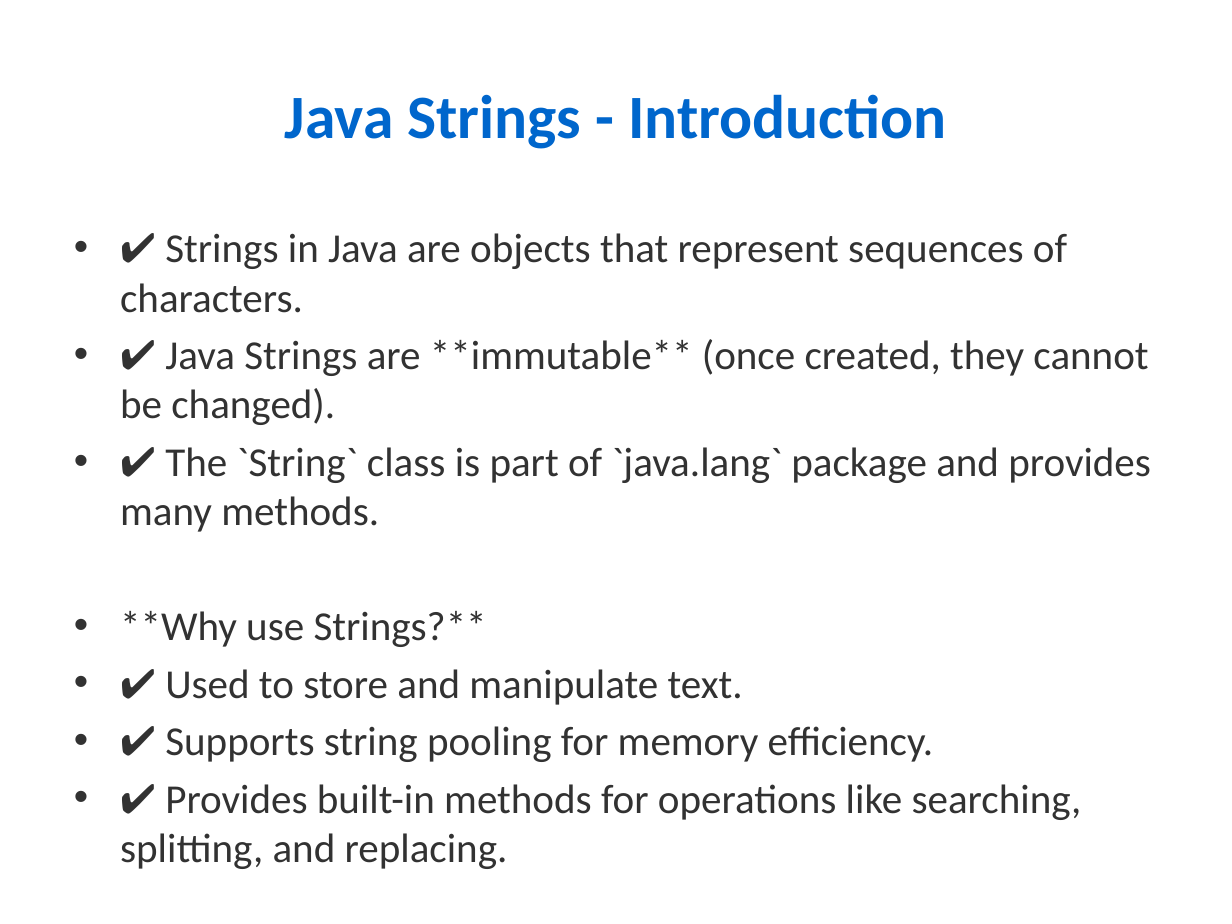
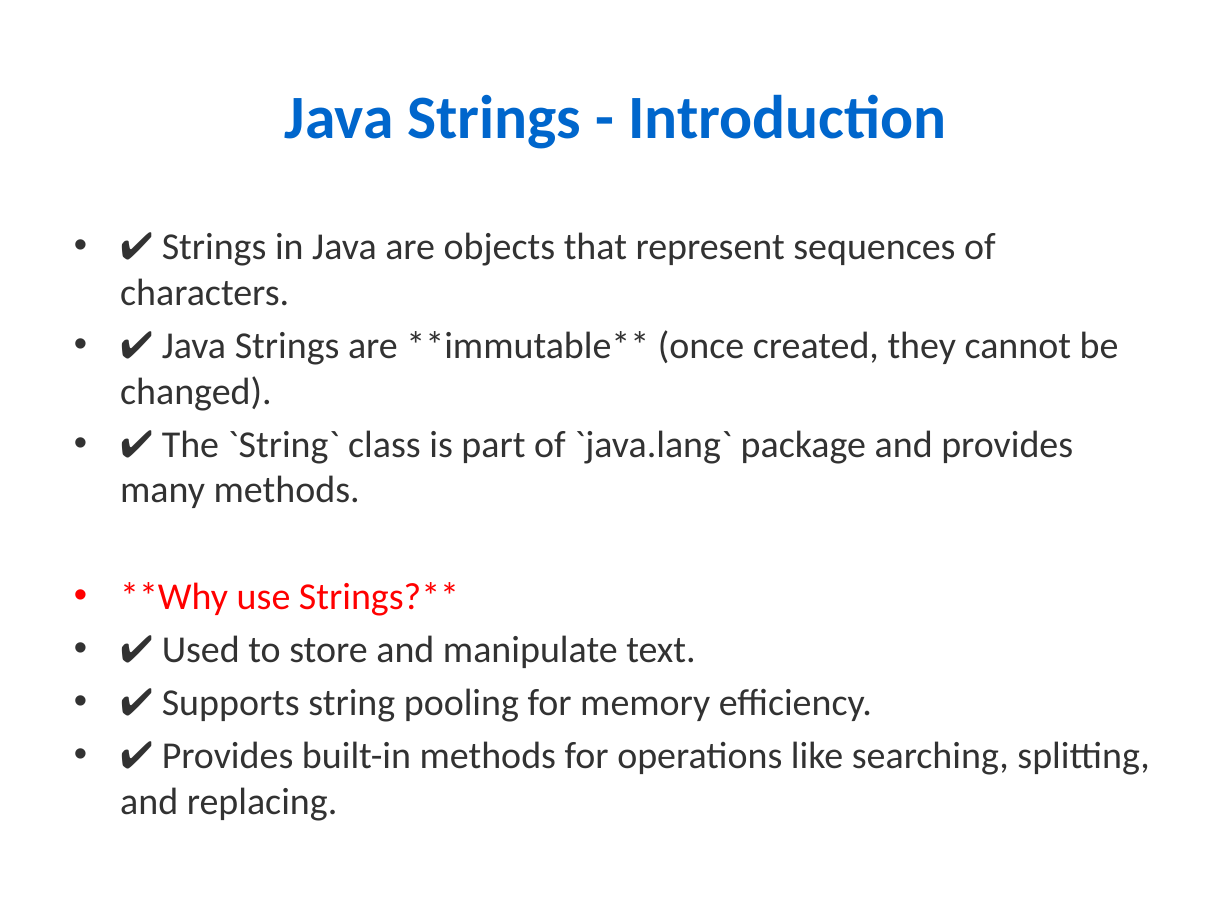
Before and after one commit to maheshawin/LearningContent, a slide deck: slide 15 of Java_Training_Full_Detailed.pptx (slide 22 before the commit). Drawn at 1232x924 pixels with LibreOffice and Linux fonts; fonts in the diff are those of the drawing. Boxes give left, top, right and bottom in pixels: in the first picture for what was removed or moved away, otherwise in the second. Text is boxed around its words. In the diff, an @@ line names an element or a change of style, - is before the commit and + after.

```diff
--- a/Java_Training_Full_Detailed.pptx
+++ b/Java_Training_Full_Detailed.pptx
@@ text "✔ Strings in Java are ..." at [120,232,1149,821]: size 24 to 22.2 pt; text colour #323232 to #FF0000 in "**Why use Strings?**" @@
```
Also in this commit, not shown: 5 other slides changed, 6 slides removed.
